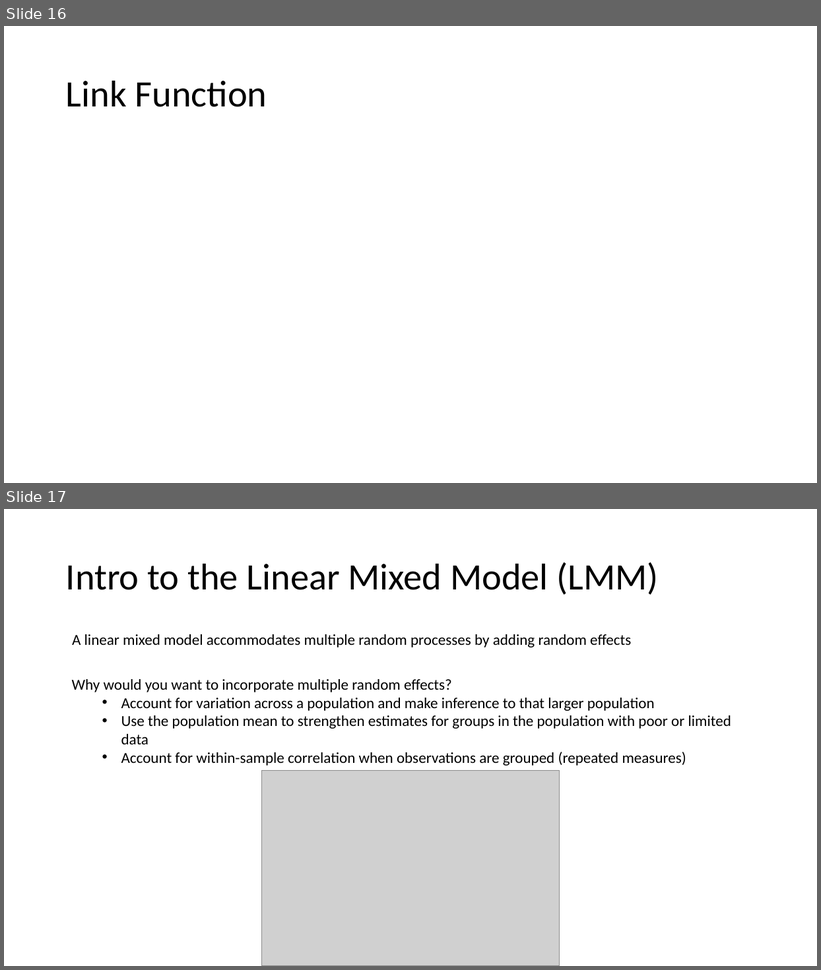
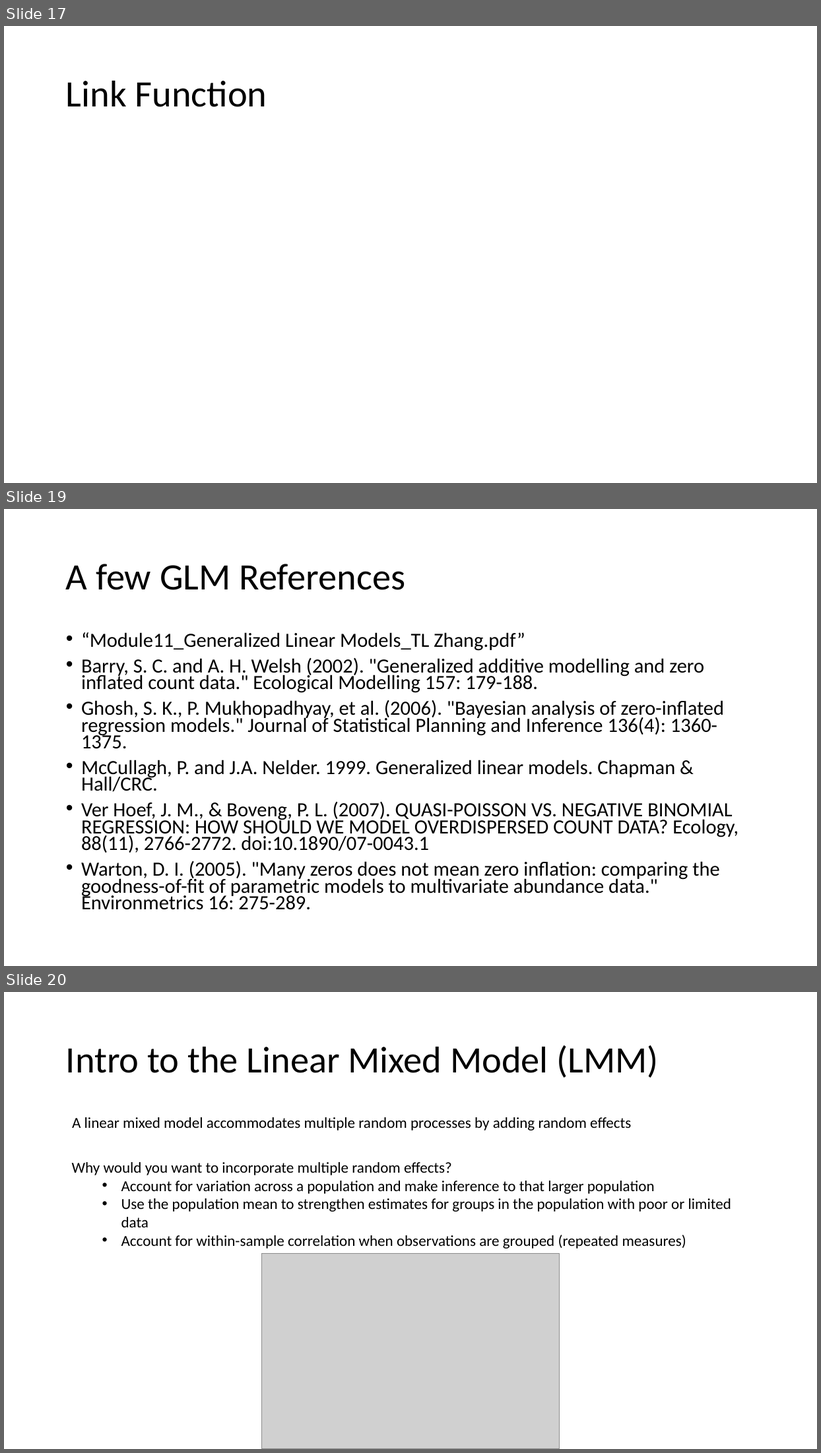
Before and after one commit to ELaBrecque-MMC/RegressionModelOverview, a slide deck: Notes/RegressionModelOverview.pptx. Shown one above the other, each under a label of ours: slides 16 and 17 before the commit, slides 17, 19 and 20 after it; the slides between them are not shown. The pictures are 821x970 and 821x1453 pixels, drawn with LibreOffice and Linux fonts; fonts in the diff are those of the drawing; grey boxes stand for pictures. Boxes give left, top, right and bottom in pixels: in the first picture for what was removed or moved away, otherwise in the second. Text is boxed around its words. In the diff, an @@ line names an element or a change of style, - is before the commit and + after.

```diff
--- a/Notes/RegressionModelOverview.pptx
+++ b/Notes/RegressionModelOverview.pptx
@@ slide 19 added at (4, 509, 817, 966), background #FFFFFF @@
@@ title added at (66, 564, 405, 590), 44 pt, text #000000 @@
+A few GLM References
@@ text added at (81, 632, 739, 910), 23.8 pt, text #000000 @@
+• “Module11_Generalized Linear Models_TL Zhang.pdf”
+• Barry, S. C. and A. H. Welsh (2002). "Generalized additive modelling and zero inflated count data." Ecological Modelling 157: 179-188.
+• Ghosh, S. K., P. Mukhopadhyay, et al. (2006). "Bayesian analysis of zero-inflated regression models." Journal of Statistical Planning and Inference 136(4): 1360-1375.
+• McCullagh, P. and J.A. Nelder. 1999. Generalized linear models. Chapman & Hall/CRC.
+• Ver Hoef, J. M., & Boveng, P. L. (2007). QUASI-POISSON VS. NEGATIVE BINOMIAL REGRESSION: HOW SHOULD WE MODEL OVERDISPERSED COUNT DATA? Ecology, 88(11), 2766-2772. doi:10.1890/07-0043.1
+• Warton, D. I. (2005). "Many zeros does not mean zero inflation: comparing the goodness-of-fit of parametric models to multivariate abundance data." Environmetrics 16: 275-289.
@@ what was slide 16 is now slide 17 @@
@@ what was slide 17 is now slide 20 @@
```
Also in this commit, not shown: 2 slides changed, 2 other slides added, 2 other files.
